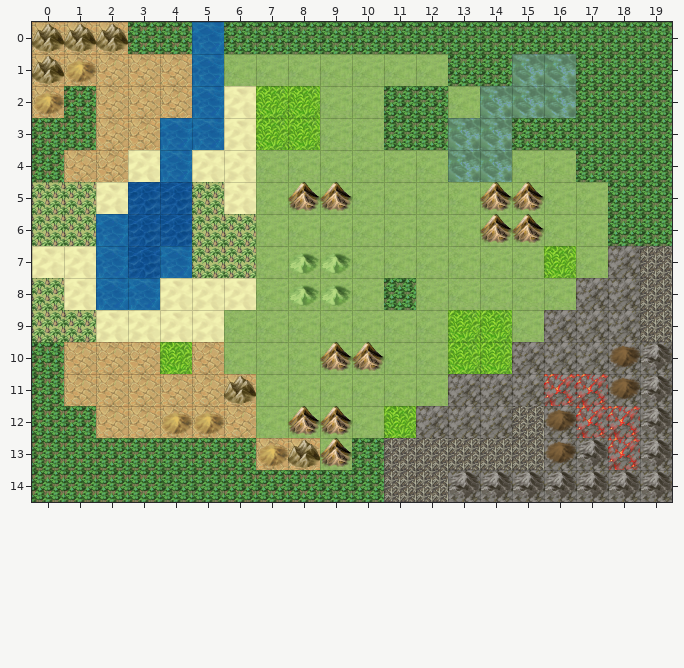
Tiled map, stored at other/maps/debug.tmx. The picture above was drawn from the file before the commit.
Cells are 32x32 px. Shown: x 0..19, y 0..14.
And afterwards:
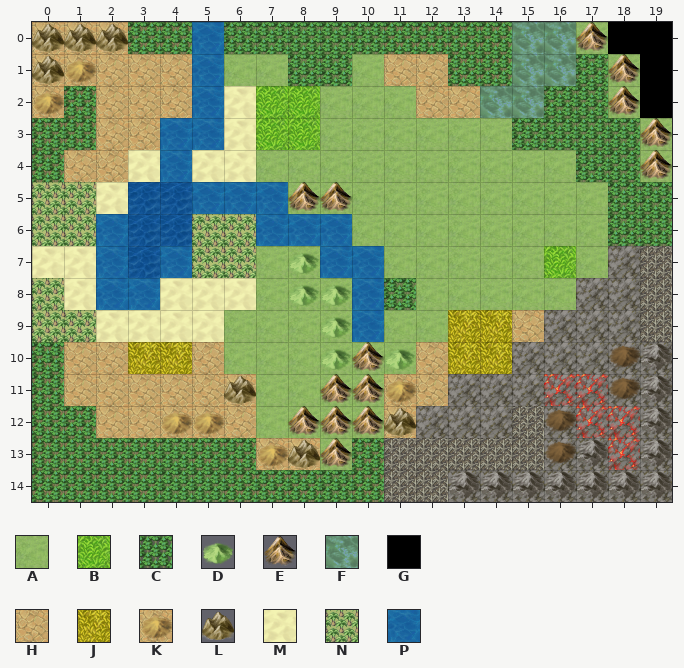
Key: from "palette": A 0, B 1, C 2, D 3, E 4, F 5, G 6, H 8, J 9, K 11, L 12, M 24, N 26, P 32.
_ is an empty cell, # one hidden under a higher layer.
See-through tiles are keyed as they look on the map.
Change:
{"where": "layer \"0\""}
{"y":0,"x":11,"old":"AAAA","new":"HHHH"}
{"y":1,"x":11,"old":"AAAA","new":"HHHH"}
{"y":2,"x":12,"old":"AA","new":"HH"}
{"y":5,"x":5,"old":"MMA","new":"PPP"}
{"y":6,"x":7,"old":"AAA","new":"PPP"}
{"y":7,"x":9,"old":"AA","new":"PP"}
{"y":8,"x":10,"old":"A","new":"P"}
{"y":9,"x":10,"old":"A","new":"P"}
{"y":9,"x":15,"old":"A","new":"H"}
{"y":10,"x":12,"old":"A","new":"H"}
{"y":11,"x":11,"old":"AA","new":"HH"}
{"y":12,"x":11,"old":"#","new":"H"}
{"y":13,"x":10,"old":"A","new":"H"}
{"y":14,"x":10,"old":"A","new":"H"}
{"where": "layer \"1\""}
{"y":0,"x":15,"old":"CCCCC","new":"FFEGG"}
{"y":1,"x":8,"old":"__","new":"CC"}
{"y":1,"x":18,"old":"CC","new":"EG"}
{"y":2,"x":11,"old":"CC","new":"__"}
{"y":2,"x":16,"old":"F","new":"C"}
{"y":2,"x":18,"old":"CC","new":"EG"}
{"y":3,"x":11,"old":"CCFF","new":"____"}
{"y":3,"x":19,"old":"C","new":"E"}
{"y":4,"x":13,"old":"FF","new":"__"}
{"y":4,"x":19,"old":"C","new":"E"}
{"y":5,"x":5,"old":"N","new":"_"}
{"y":5,"x":14,"old":"EE","new":"__"}
{"y":6,"x":14,"old":"EE","new":"__"}
{"y":7,"x":9,"old":"D","new":"_"}
{"y":9,"x":9,"old":"_","new":"D"}
{"y":9,"x":13,"old":"BB","new":"JJ"}
{"y":10,"x":3,"old":"_B","new":"JJ"}
{"y":10,"x":9,"old":"E","new":"D"}
{"y":10,"x":11,"old":"_","new":"D"}
{"y":10,"x":13,"old":"BB","new":"JJ"}
{"y":11,"x":9,"old":"___","new":"EEK"}
{"y":12,"x":10,"old":"_B","new":"EL"}
{"label":"changed","picture_box":[192,22,672,502]}
{"label":"changed","picture_box":[128,342,192,374]}
